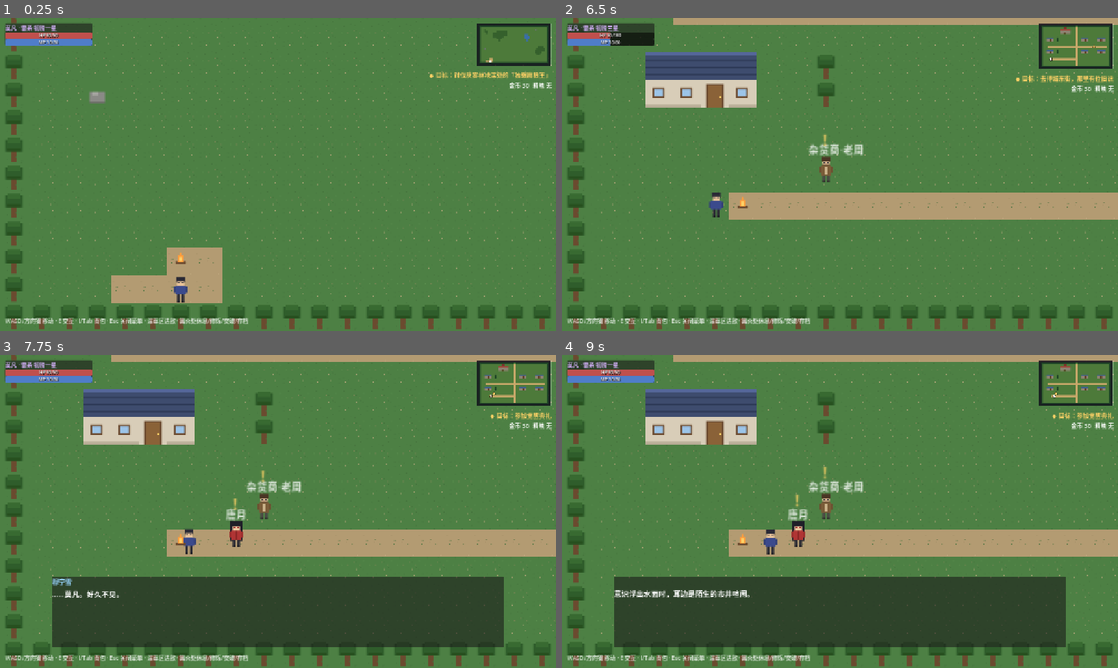
Above: before the commit, frames 1-4 (two rows, left to right).
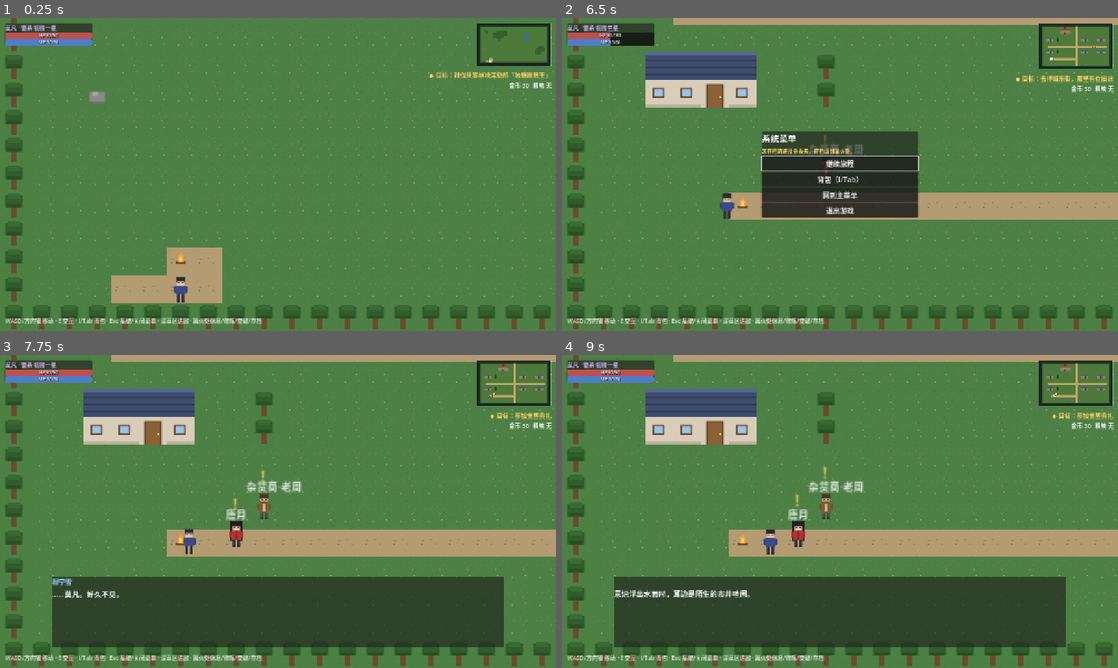
Above: after the commit, the same moments.

Repository: Lydocan/FullTimeMagic
Game: Godot game, scene res://tools/scene_smoke.tscn
Two runs of this game, one before a commit and one after it. Both use one fixed random seed, a clock stepped at 60 frames per second and the inputs below. This scene is started directly instead of the project's main scene.
Inputs (mouse positions are in pixels of both pictures, inside the frame that each line leads up to):
- Up to frame 1 (0.25 s): no input
- Up to frame 2 (6.5 s): tap Enter (ui_accept) at 0.5, 0.77, 2, 2.27, 5, 5.27, 6.02 s; move the mouse to (962, 158) at 0.52 s; hold D (move_right) 0.53-1.25 s; tap Space (attack) at 0.6, 5.1 s; click (962, 158) at 0.67 s; click "休息（恢复全体 HP/MP）" at 1.25 s; move the mouse to (728, 190) at 2.02 s; hold S (move_down) 2.03-2.75 s; tap Z (boost_cycle) at 2.1 s; click "在此存档" at 2.75 s; move the mouse to (895, 105) at 3.52 s; hold D (move_right) 3.53-4.25 s; hold E (interact) 3.53-4.25 s; click "修炼·雷系（+15 修为，设为主修）" at 4.25 s; move the mouse to (812, 237) at 5.02 s; hold W (move_up) 5.03-5.78 s; click (812, 237) at 5.17 s; move the mouse to (1006, 221) at 5.77 s; hold A (move_left) from 5.78 s (still down); hold Z (boost_cycle) from 5.78 s (still down); tap Escape (pause) at 6.4 s
- Up to frame 3 (7.75 s): release A (move_left) at 6.5 s; release Z (boost_cycle) at 6.5 s; click (278, 502) at 6.5 s, where only the run after the commit has a clickable "继续旅程"; tap Enter (ui_accept) at 7.25, 7.52 s; move the mouse to (111, 464) at 7.27 s; hold A (move_left) from 7.28 s (still down); tap E (interact) at 7.35 s
- Up to frame 4 (9 s): move the mouse to (867, 511) at 8.02 s; release A (move_left) at 8.03 s; hold S (move_down) 8.03-8.78 s; tap Space (attack) at 8.1 s; click (867, 511) at 8.17 s; move the mouse to (756, 433) at 8.77 s; hold D (move_right) from 8.78 s (still down); tap Z (boost_cycle) at 8.85 s

The runs differ from the first frame. In frame 1, 0.3% of the frame differs, in the area x 21-48%, y 95-98%; in frame 2, 8.3%, in the area x 21-89%, y 12-98%; in frame 3, 0.3%; in frame 4, 0.3%.

Commit message:
feat: 探索中 Esc 呼出系统菜单——继续/背包/回主菜单/退出游戏
- 复用 map_base 菜单骨架与 _menu 守卫：菜单期间锁操作、遇敌与触发不乱入
- Esc 开关语义：无菜单呼出、有菜单关闭；底部提示更新为"Esc 系统/关闭菜单"
- 回主菜单/退出前黄字警示未存档进度会丢；存档仍收在篝火处
- 战斗场景不接入（Esc 已被法术/道具子菜单占用）
- 场景冒烟新增回归：按钮齐备、转背包锁操作、关闭恢复操作

Co-Authored-By: Claude <noreply@anthropic.com>

Diff:
--- a/src/world/map_base.gd
+++ b/src/world/map_base.gd
@@ -439,7 +439,7 @@
 	_hud.add_child(_wealth_label)
 
 	var hint := Label.new()
-	hint.text = "WASD/方向键 移动 · E 交互 · I/Tab 背包 · Esc 关闭菜单 · 深草区遇敌 · 篝火处休息/修炼/突破/存档"
+	hint.text = "WASD/方向键 移动 · E 交互 · I/Tab 背包 · Esc 系统/关闭菜单 · 深草区遇敌 · 篝火处休息/修炼/突破/存档"
 	hint.add_theme_font_size_override("font_size", 13)
 	hint.add_theme_color_override("font_color", Color(1, 1, 1, 0.75))
 	hint.position = Vector2(12, get_viewport_rect().size.y - 34)
@@ -916,3 +916,47 @@
 	elif _menu == null and not _event_running and event.is_action_pressed("inventory"):
 		get_viewport().set_input_as_handled()
 		_open_bag()
+	elif _menu == null and not _event_running and event.is_action_pressed("pause"):
+		get_viewport().set_input_as_handled()
+		_open_system_menu()
+
+
+## —— 系统菜单（Esc 呼出）：继续 / 背包 / 回主菜单 / 退出 ——
+
+func _open_system_menu() -> void:
+	if _menu != null or _event_running:
+		return
+	player.input_enabled = false
+	var box := _menu_base("系统菜单")
+	var note := _menu_message(box)
+	note.add_theme_font_size_override("font_size", 12)
+	note.text = "未存档的进度会丢失。存档请到篝火处。"
+
+	var resume_btn := Button.new()
+	resume_btn.text = "继续旅程"
+	resume_btn.pressed.connect(_close_rest_menu)
+	box.add_child(resume_btn)
+
+	var bag_btn := Button.new()
+	bag_btn.text = "背包（I/Tab）"
+	bag_btn.pressed.connect(func() -> void:
+		_close_rest_menu()
+		_open_bag()
+	)
+	box.add_child(bag_btn)
+
+	var title_btn := Button.new()
+	title_btn.text = "回到主菜单"
+	title_btn.pressed.connect(_return_to_title)
+	box.add_child(title_btn)
+
+	var quit_btn := Button.new()
+	quit_btn.text = "退出游戏"
+	quit_btn.pressed.connect(func() -> void: get_tree().quit())
+	box.add_child(quit_btn)
+
+	_focus_menu()
+
+
+func _return_to_title() -> void:
+	get_tree().change_scene_to_file("res://src/main/main.tscn")
--- a/tools/scene_smoke.gd
+++ b/tools/scene_smoke.gd
@@ -44,6 +44,8 @@
 	ok = retire_ok and ok
 	var eq_ok: bool = await _test_equip_flow()
 	ok = eq_ok and ok
+	var sys_ok: bool = await _test_system_menu()
+	ok = sys_ok and ok
 	print("=== 场景冒烟 %s ===" % ("通过" if ok else "失败"))
 	get_tree().quit(0 if ok else 1)
 
@@ -83,6 +85,58 @@
 	GameState.new_game()
 	await get_tree().process_frame
 	return focus_ok and equipped
+
+
+## 系统菜单：Esc 呼出的暂停/退出入口。按钮齐备，关闭后恢复玩家操作。
+func _test_system_menu() -> bool:
+	print("[系统菜单]")
+	GameState.new_game()
+	# 预置序章旗标：出生点触发器直接 early-return，不弹对话
+	for f in ["prologue_intro_done", "prologue_awaken_done", "prologue_tutorial_done"]:
+		GameState.flags[f] = true
+	var city: Node = (load("res://src/world/bo_city/bo_city.tscn") as PackedScene).instantiate()
+	add_child(city)
+	await get_tree().create_timer(1.5).timeout
+	city._open_system_menu()
+	await get_tree().process_frame
+	var texts: Array = []
+	for btn in (city.get("_menu") as Control).find_children("*", "Button", true, false):
+		texts.append((btn as Button).text)
+	var has := func(key: String) -> bool:
+		for t in texts:
+			if String(t).contains(key):
+				return true
+		return false
+	var buttons_ok: bool = has.call("继续旅程") and has.call("背包") \
+			and has.call("回到主菜单") and has.call("退出游戏")
+	if buttons_ok:
+		print("  PASS  系统菜单按钮齐备（%d 项）" % texts.size())
+	else:
+		printerr("  FAIL  系统菜单缺按钮：%s" % [texts])
+	# 从系统菜单转背包：系统菜单关闭、背包打开
+	var bag_btn: Button = null
+	for btn in (city.get("_menu") as Control).find_children("*", "Button", true, false):
+		if (btn as Button).text.contains("背包"):
+			bag_btn = btn
+	bag_btn.pressed.emit()
+	await get_tree().process_frame
+	var bag_ok: bool = city.get("_menu") != null and city.get("_bag_box") != null \
+			and city.get("player").input_enabled == false
+	if bag_ok:
+		print("  PASS  系统菜单转背包（玩家操作保持锁定）")
+	else:
+		printerr("  FAIL  转背包异常（menu=%s bag=%s）" % [city.get("_menu") != null, city.get("_bag_box") != null])
+	city._close_rest_menu()
+	await get_tree().process_frame
+	var resume_ok: bool = city.get("_menu") == null and city.get("player").input_enabled
+	if resume_ok:
+		print("  PASS  关闭菜单后恢复玩家操作")
+	else:
+		printerr("  FAIL  关闭后操作未恢复")
+	city.free()
+	GameState.new_game()
+	await get_tree().process_frame
+	return buttons_ok and bag_ok and resume_ok
 
 
 ## NPC 退场：退场检查挂在 run_event 收尾（共用层），走动触发的事件结束后 NPC 随旗标退场。
